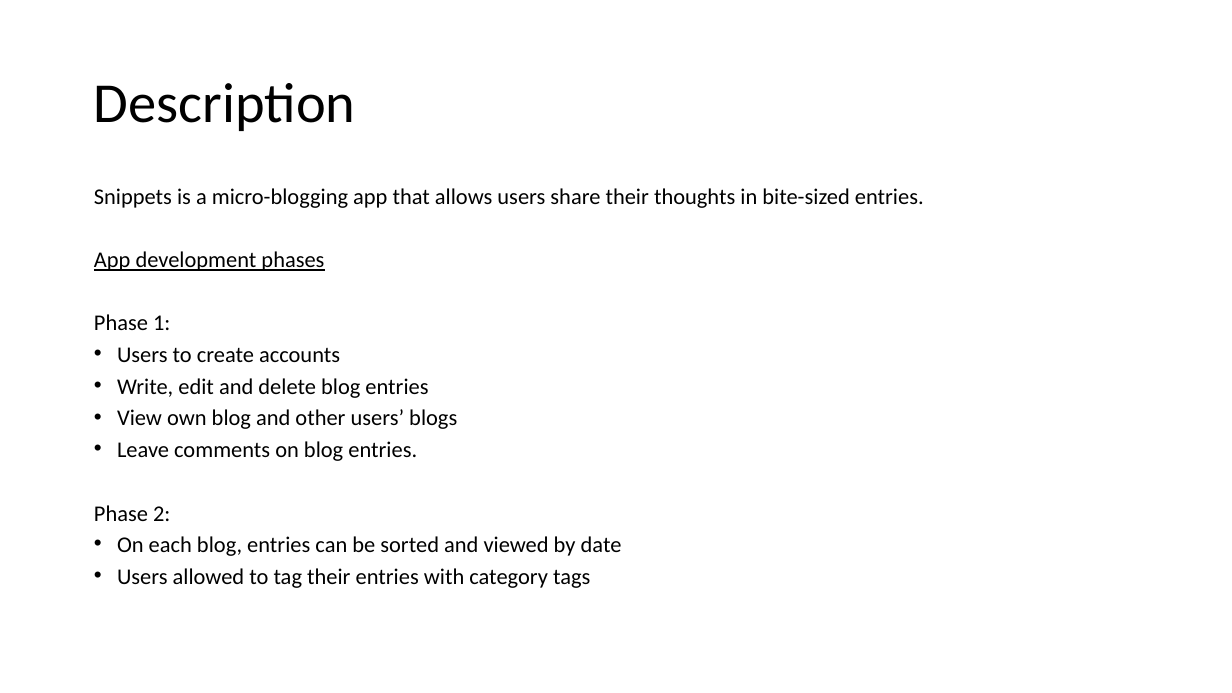
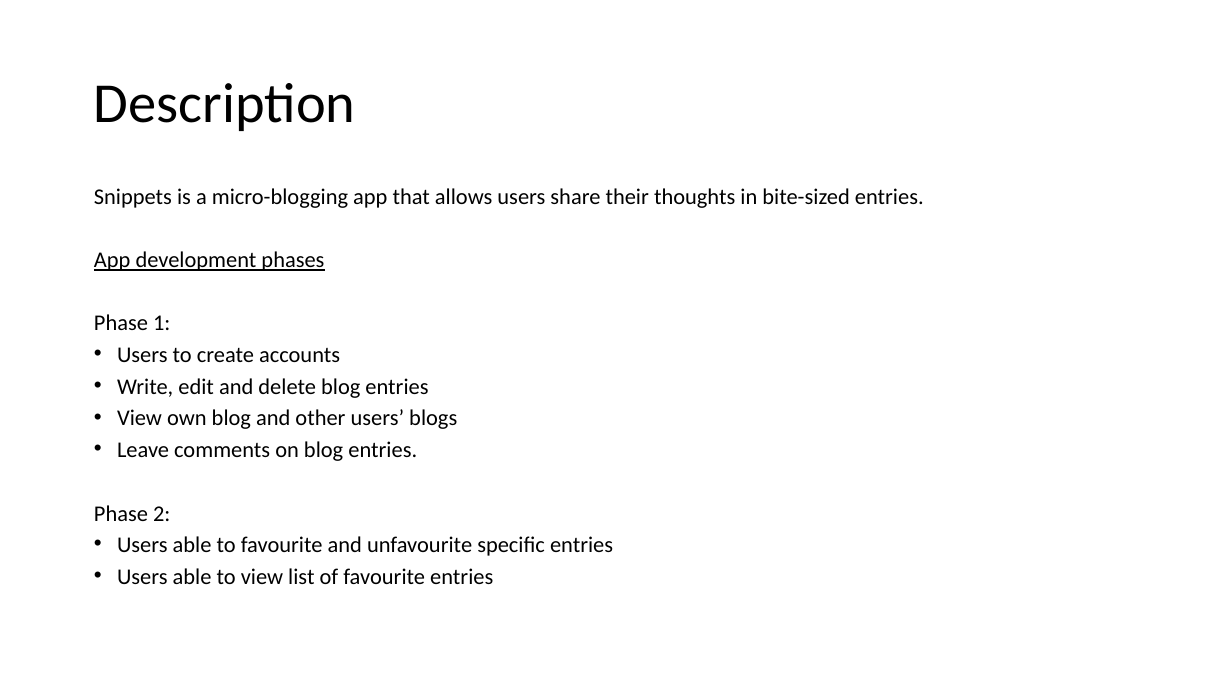
Before and after one commit to sundriedtomato12/project2-snippets, a slide deck: slide 2 of plans/snippets.pptx. Drawn at 1232x693 pixels with LibreOffice and Linux fonts; fonts in the diff are those of the drawing. Boxes give left, top, right and bottom in pixels: in the first picture for what was removed or moved away, otherwise in the second. Text is boxed around its words. In the diff, an @@ line names an element or a change of style, - is before the commit and + after.

```diff
--- a/plans/snippets.pptx
+++ b/plans/snippets.pptx
@@ text at bbox=[117, 536, 613, 584]: text changed @@
-• On each blog, entries can be sorted and viewed by date
-• Users allowed to tag their entries with category tags
+• Users able to favourite and unfavourite specific entries
+• Users able to view list of favourite entries
```
Also in this commit, not shown: 5 other files.
